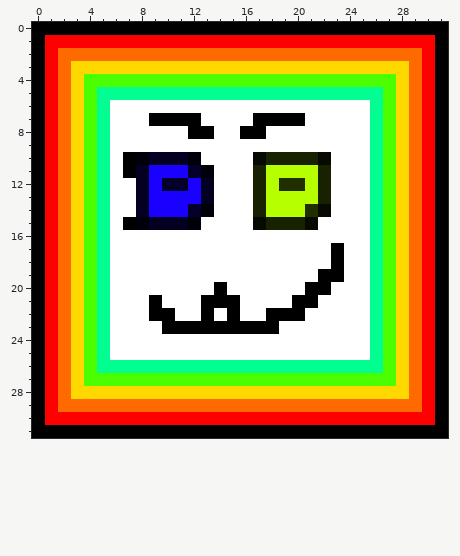
File history of a pixel-art sprite, Fallout_of_Color/Sprites/Player.png. The picture above was drawn from the file before the commit.
The file is 32x32 pixels. Colours within 5 levels of each other are drawn and written as one.
Now the later version:
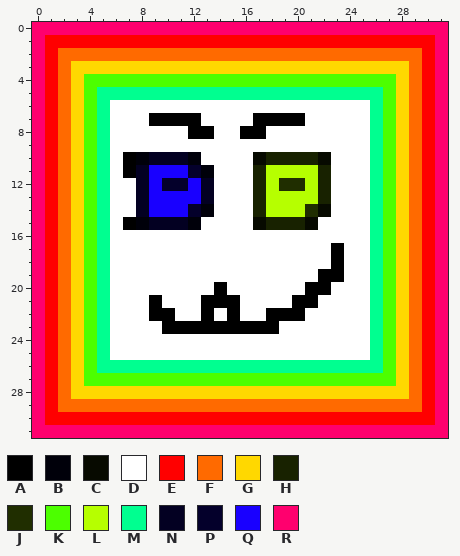
Palette (. is transparent): A #000000  B #00000a  C #070a00  D #ffffff  E #ff0000  F #ff6a00  G #ffd800  H #182200  J #202e00  K #4cff00  L #b6ff00  M #00ff90  N #030022  P #04002b  Q #1900ff  R #ff006e
Changes in this commit:
The author changed colour A to colour R in row 0 at x 0 to 31; in rows 1 to 30 at x 0 and 31; in row 31 at x 0 to 31.
